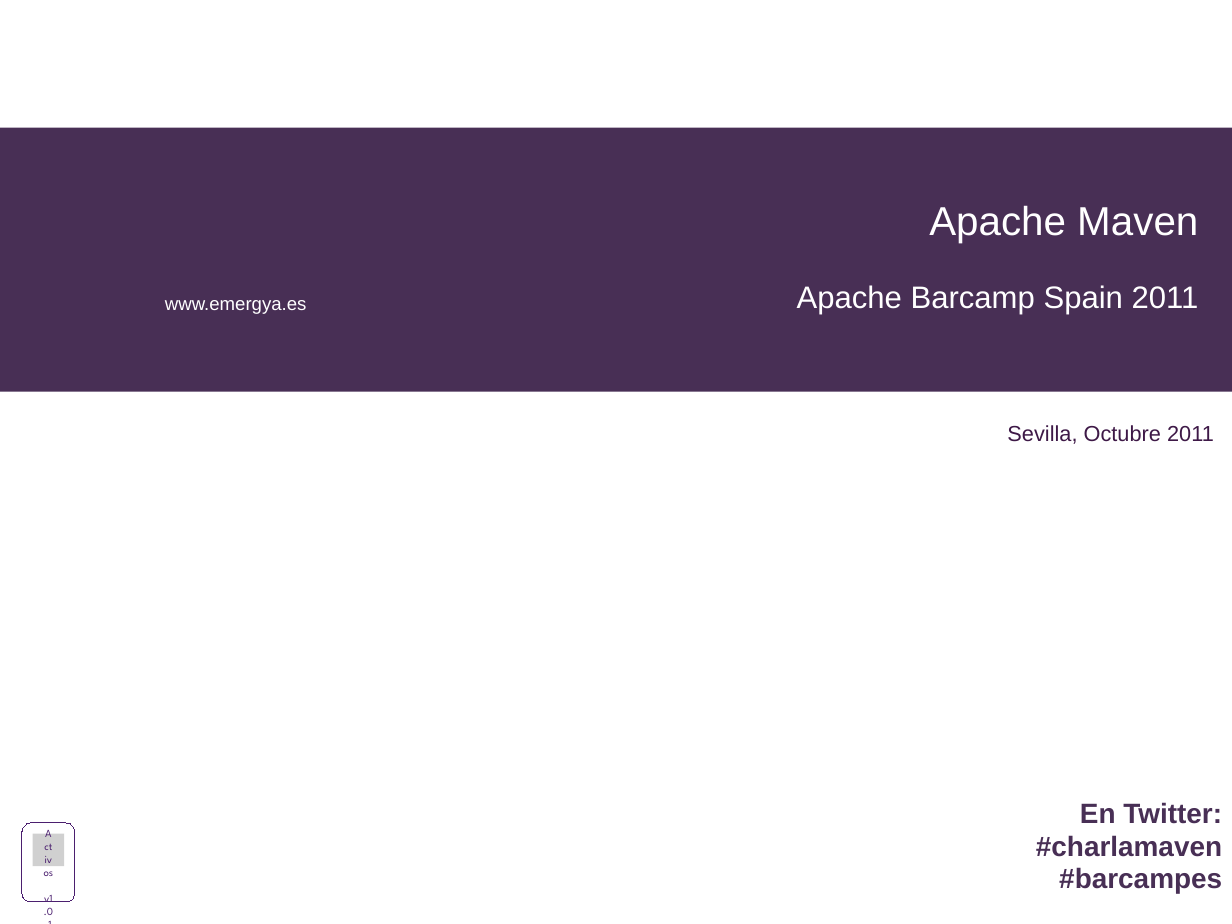
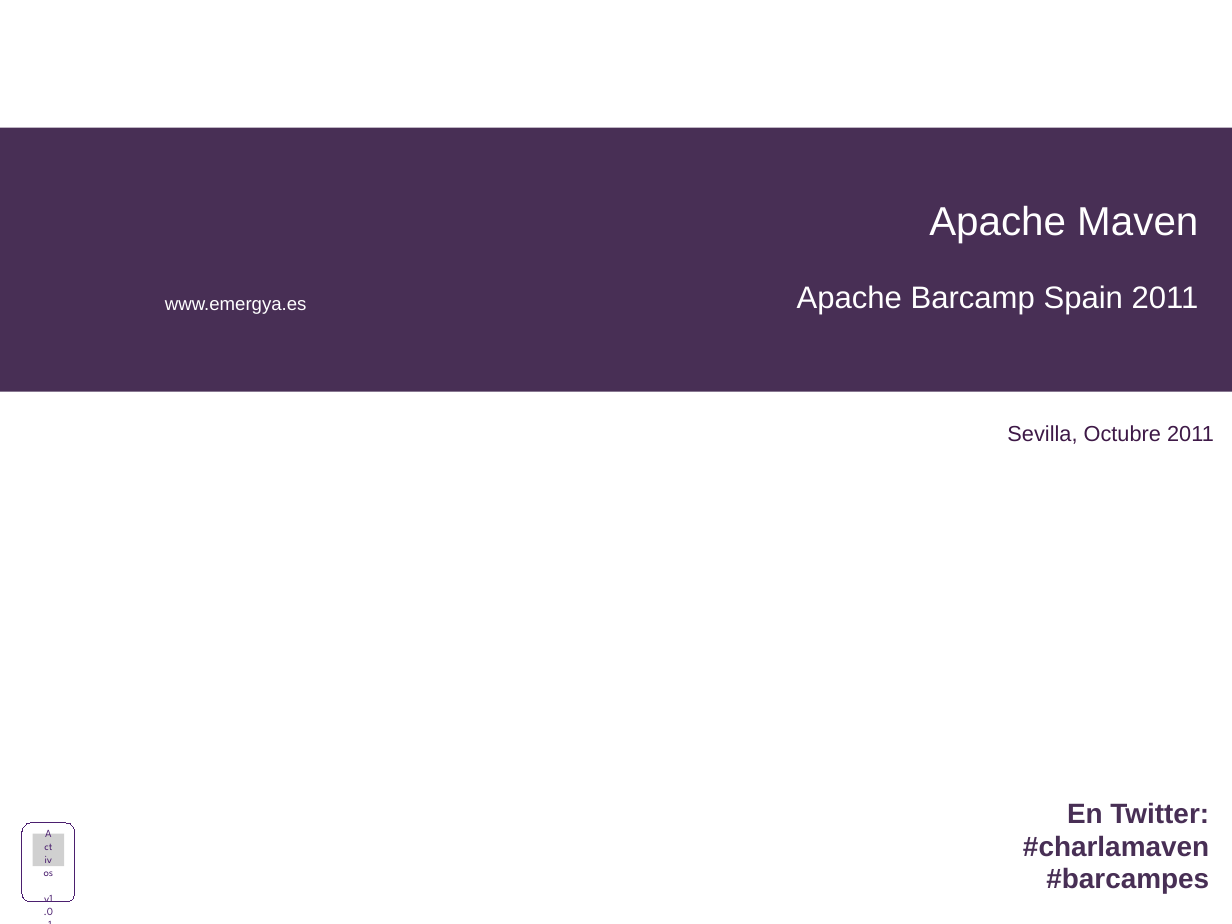
Before and after one commit to alediator/barcamp-maven, a slide deck: slide 1 of doc/slideshare_introduccion.odp. Drawn at 1232x924 pixels with LibreOffice and Linux fonts; fonts in the diff are those of the drawing; grey boxes stand for pictures; background and template pictures are left out. Boxes give left, top, right and bottom in pixels: in the first picture for what was removed or moved away, otherwise in the second. Text is boxed around its words. In the diff, an @@ line names an element or a change of style, - is before the commit and + after.

```diff
--- a/doc/slideshare_introduccion.odp
+++ b/doc/slideshare_introduccion.odp
@@ text "En Twitter:": place and size @@
-text "En Twitter:" at (1036,802,1222,893)
+text "En Twitter:" at (1023,802,1209,893)
```
Also in this commit, not shown: 25 other slides changed, 3 other files.
